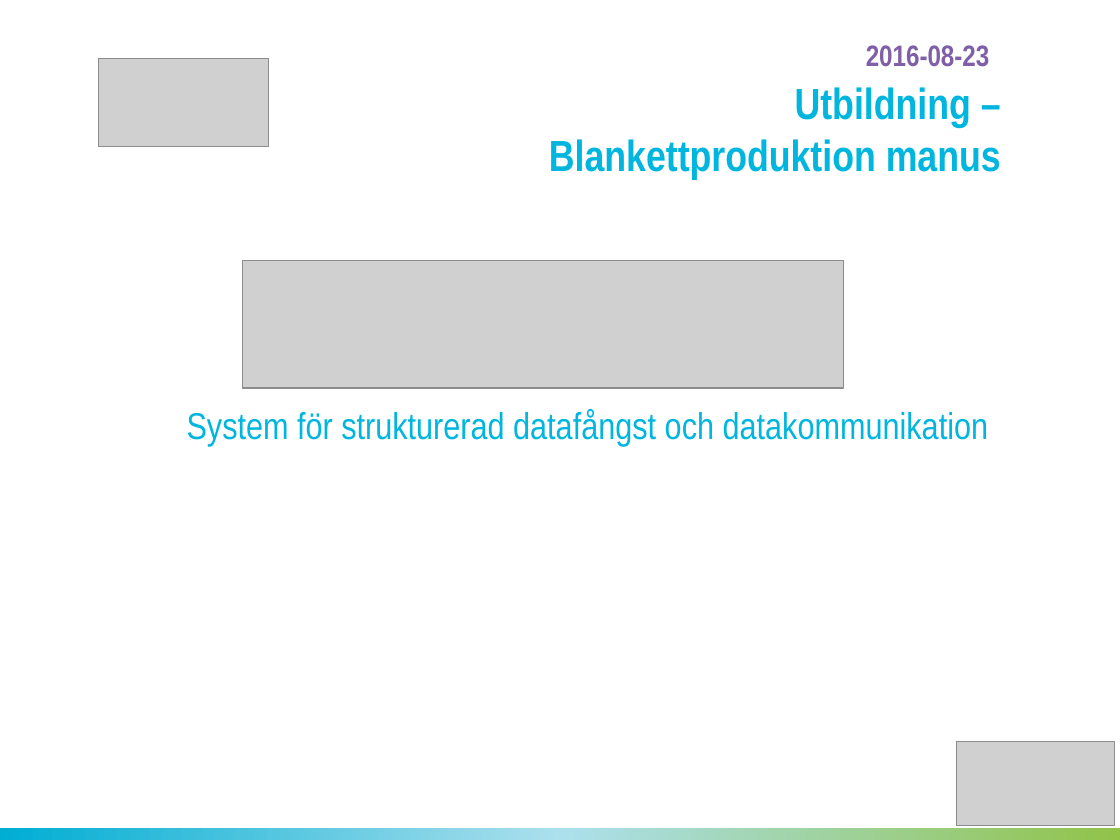
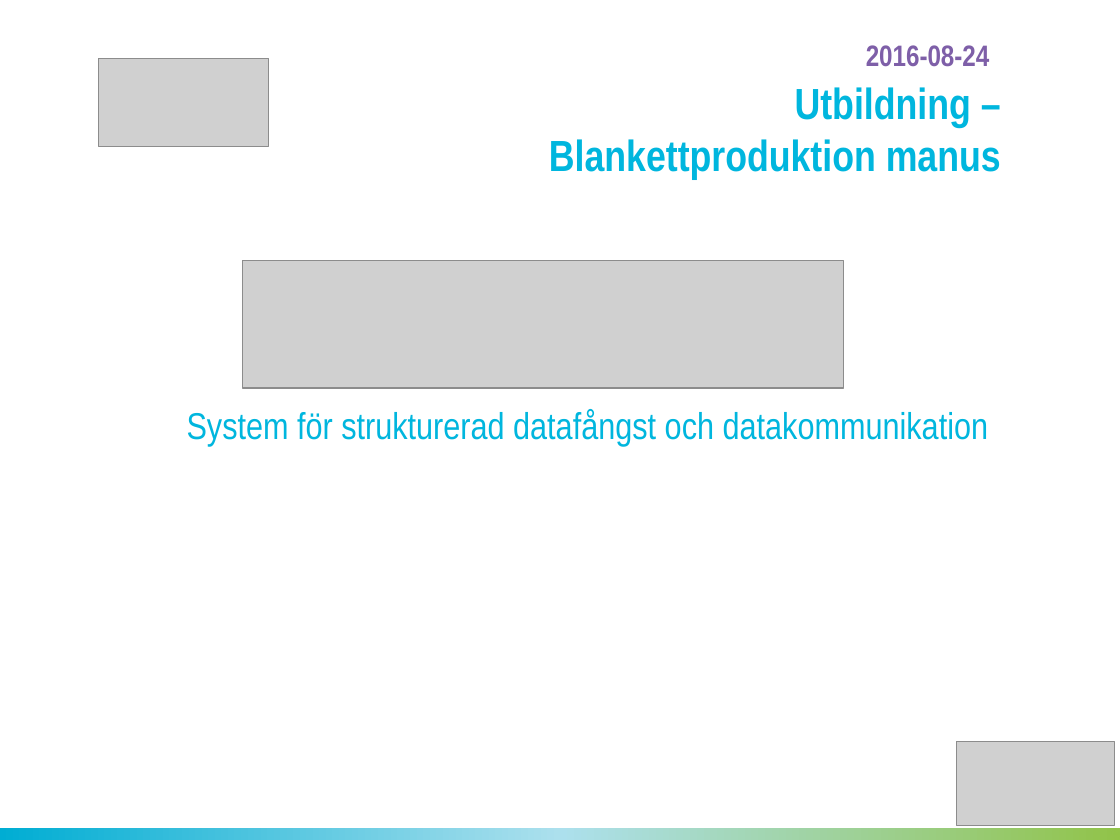
Before and after one commit to EvryEyeDoc/Blankettproduktion, a slide deck: slide 1 of Utbildningsmaterial/Steg 1 - Manus/Utbildning Blankettproduktion Manus.pptx. Drawn at 1120x840 pixels with LibreOffice and Linux fonts; fonts in the diff are those of the drawing; grey boxes stand for pictures; background and template pictures are left out. Boxes give left, top, right and bottom in pixels: in the first picture for what was removed or moved away, otherwise in the second. Text is boxed around its words. In the diff, an @@ line names an element or a change of style, - is before the commit and + after.

```diff
--- a/Utbildningsmaterial/Steg 1 - Manus/Utbildning Blankettproduktion Manus.pptx
+++ b/Utbildningsmaterial/Steg 1 - Manus/Utbildning Blankettproduktion Manus.pptx
@@ text at (866,45,990,67): text changed @@
-2016-08-23
+2016-08-24
```
Also in this commit, not shown: 1 other slide changed, 3 other files.
